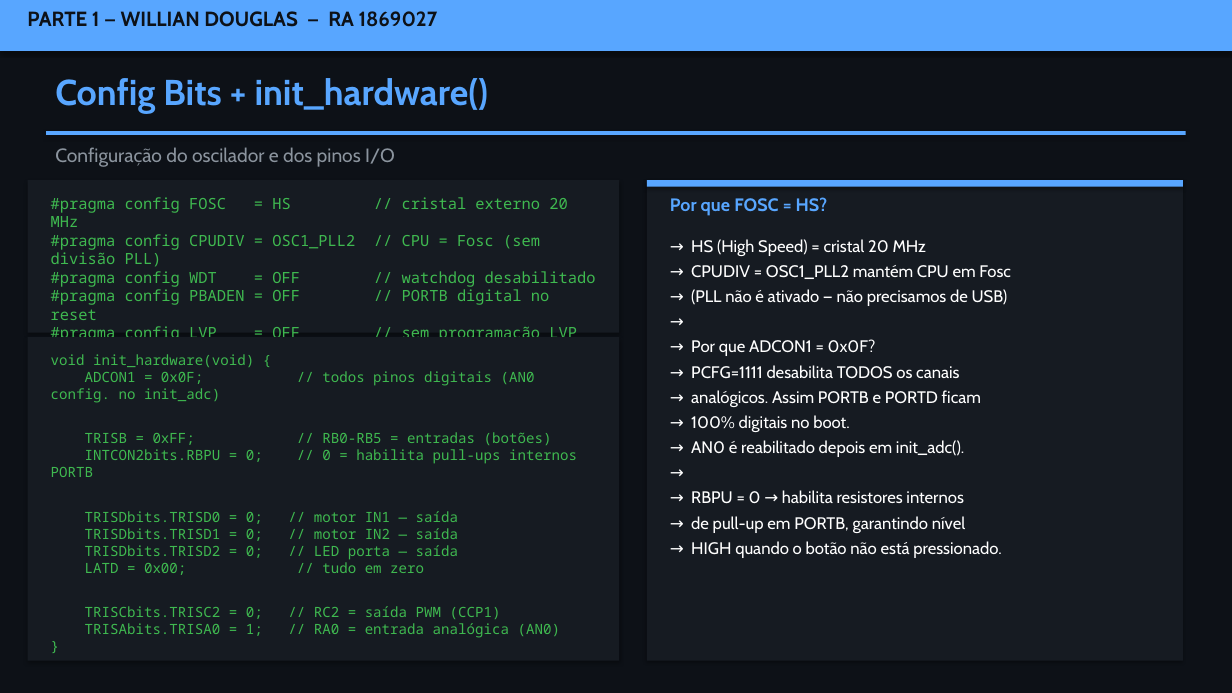
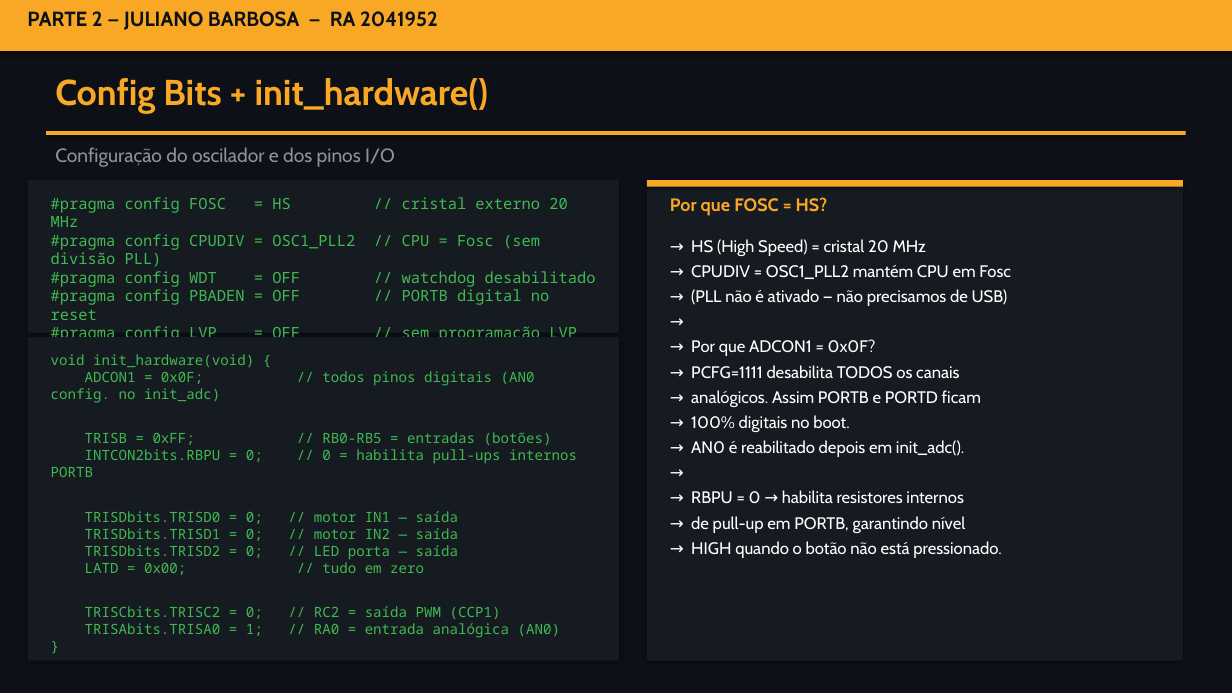
Before and after one commit to Eng-Willian-DS/elevador-pic18, a slide deck: slide 5 of Central_Elevador.pptx. Drawn at 1232x693 pixels with LibreOffice and Linux fonts; fonts in the diff are those of the drawing. Boxes give left, top, right and bottom in pixels: in the first picture for what was removed or moved away, otherwise in the second. Text is boxed around its words. In the diff, an @@ line names an element or a change of style, - is before the commit and + after.

```diff
--- a/Central_Elevador.pptx
+++ b/Central_Elevador.pptx
@@ text at [27,11,438,30]: text changed @@
-PARTE 1 — WILLIAN DOUGLAS — RA 1869027
+PARTE 2 — JULIANO BARBOSA — RA 2041952
@@ text "Config Bits + init_hardware()" at [55,78,489,113]: text colour #58A6FF to #F9A825 @@
@@ fill #58A6FF to #F9A825 in 3 elements at [0,0,1232,51], [46,131,1186,135], [647,180,1183,187] @@
@@ text "Por que FOSC = HS?" at [670,197,828,216]: text colour #58A6FF to #F9A825 @@
```
Also in this commit, not shown: 14 other slides changed, 2 other files.
